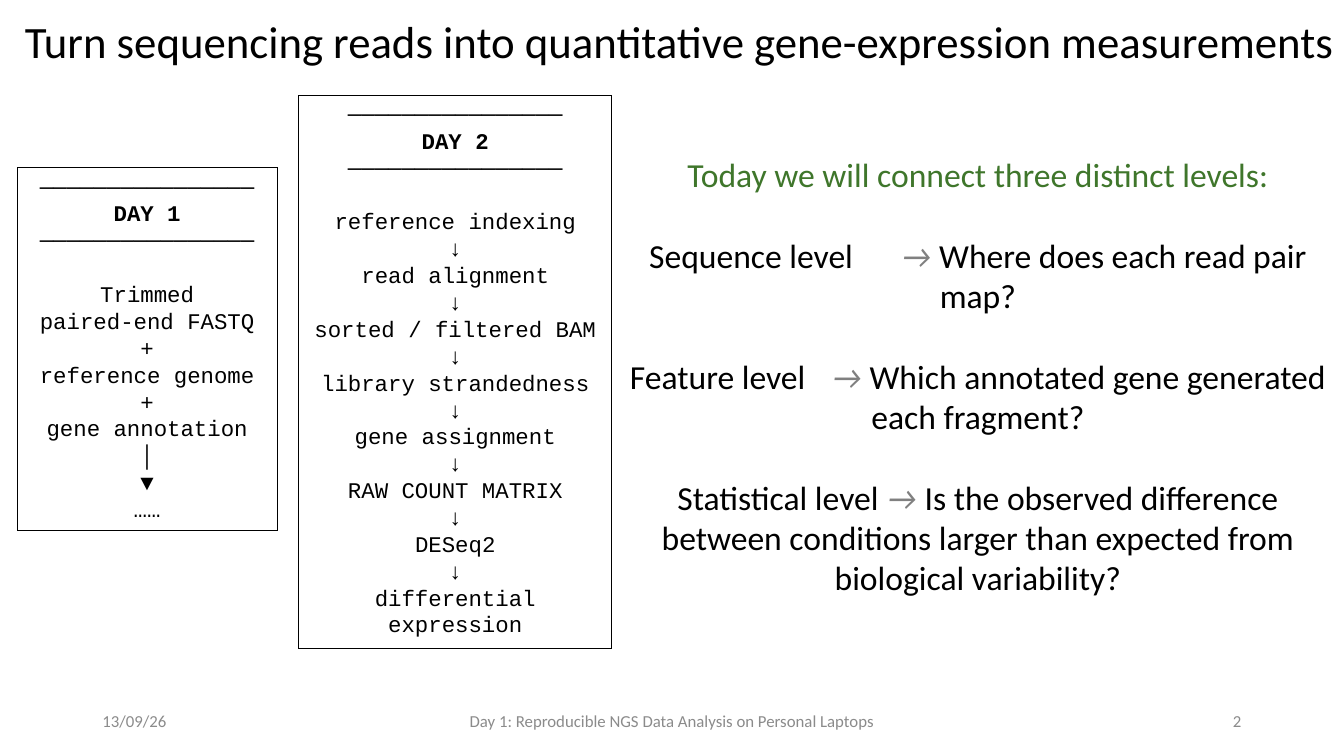
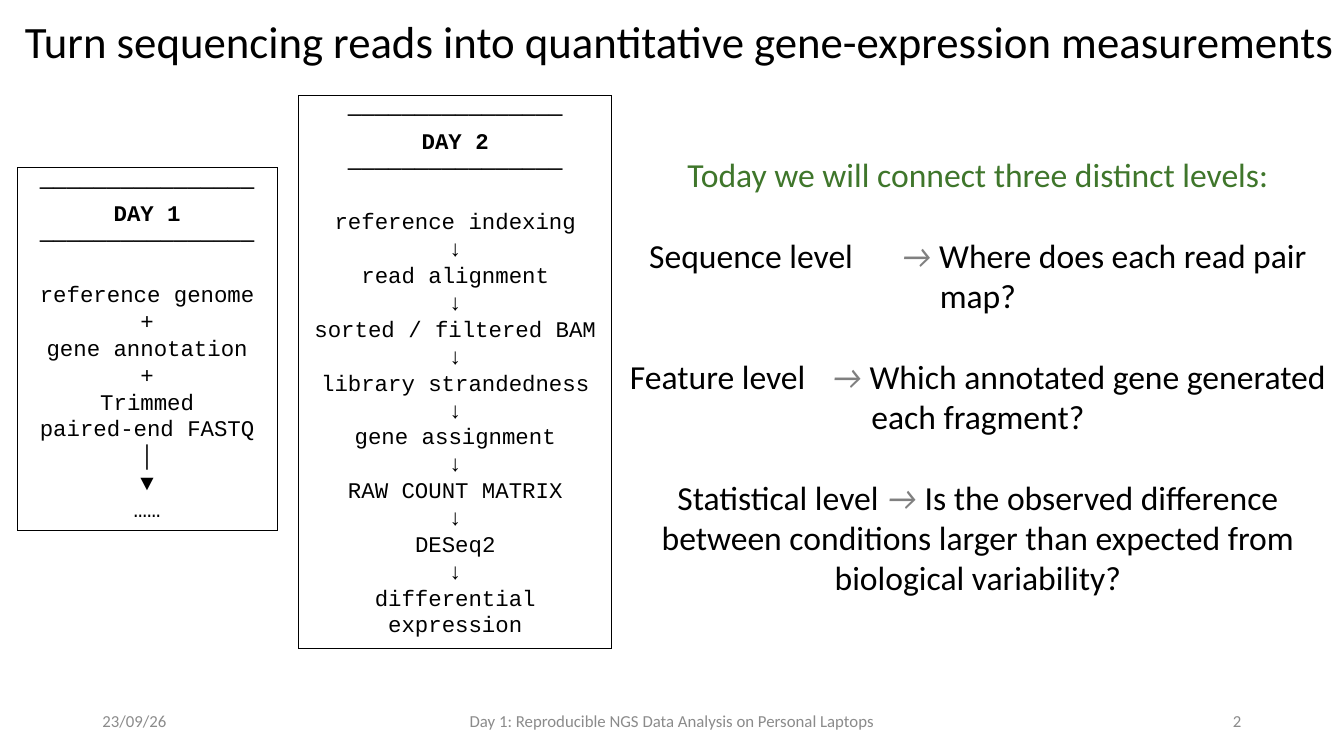
Before and after one commit to fgualdr/reproducible-ngs-workshop, a slide deck: slide 3 of power_point/Day2.pptx. Drawn at 1344x756 pixels with LibreOffice and Linux fonts; fonts in the diff are those of the drawing. Boxes give left, top, right and bottom in pixels: in the first picture for what was removed or moved away, otherwise in the second. Text is boxed around its words. In the diff, an @@ line names an element or a change of style, - is before the commit and + after.

```diff
--- a/power_point/Day2.pptx
+++ b/power_point/Day2.pptx
@@ text in rectangle at (x1=40, y1=286, x2=254, y2=334): paragraphs removed @@
-Trimmed
-paired-end FASTQ
-+
@@ text in rectangle at (x1=40, y1=393, x2=254, y2=441): paragraphs added @@
++
+Trimmed
+paired-end FASTQ
@@ text at (x1=102, y1=715, x2=166, y2=728): text changed @@
-13/09/26
+23/09/26
```
Also in this commit, not shown: 7 other slides changed, 14 slides added, 26 other files.
